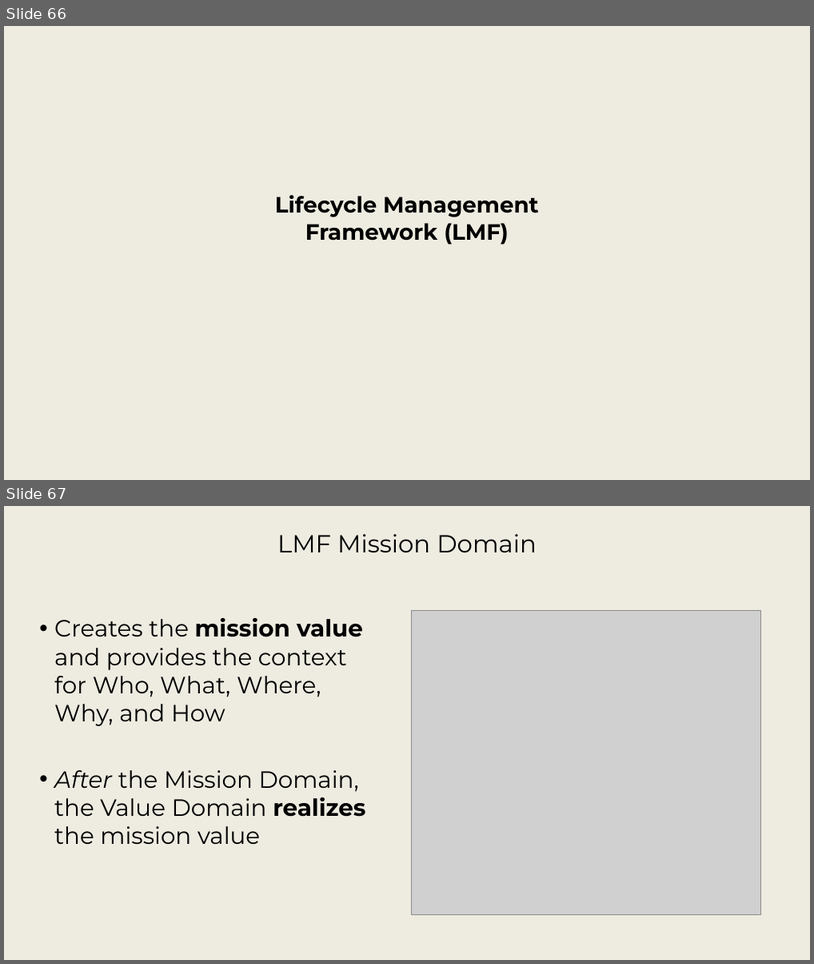
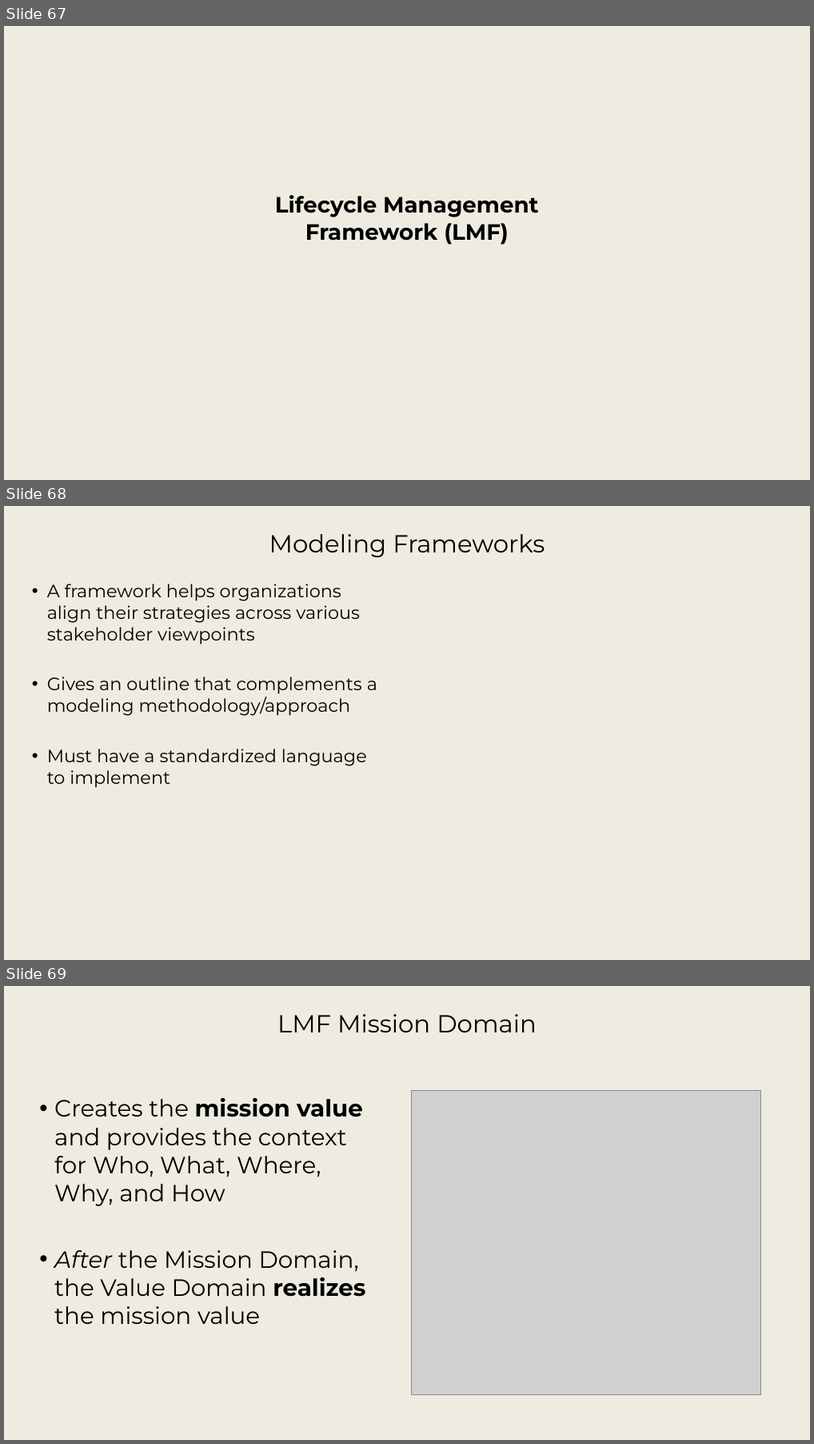
Before and after one commit to srudder16/Lifecycle_Modeling, a slide deck: 2025_WSRC/2026 WSRC Tutorial - 1.pptx. Shown one above the other, each under a label of ours: slides 66 and 67 before the commit, slides 67, 68 and 69 after it. The pictures are 814x964 and 814x1444 pixels, drawn with LibreOffice and Linux fonts; fonts in the diff are those of the drawing; grey boxes stand for pictures; background and template pictures are left out. Boxes give left, top, right and bottom in pixels: in the first picture for what was removed or moved away, otherwise in the second. Text is boxed around its words. In the diff, an @@ line names an element or a change of style, - is before the commit and + after.

```diff
--- a/2025_WSRC/2026 WSRC Tutorial - 1.pptx
+++ b/2025_WSRC/2026 WSRC Tutorial - 1.pptx
@@ slide 68 added at box(4, 506, 810, 960), background picture (left out) @@
@@ title added at box(270, 534, 545, 557), 29.3 pt, text #000000 @@
+Modeling Frameworks
@@ text added at box(47, 584, 378, 788), 21.3 pt, text #000000 @@
+• A framework helps organizations align their strategies across various stakeholder viewpoints
+• Gives an outline that complements a modeling methodology/approach
+• Must have a standardized language to implement
@@ what was slide 66 is now slide 67 @@
@@ what was slide 67 is now slide 69 @@
```
Also in this commit, not shown: 11 slides changed, 1 other slide added, 6 slides removed, 3 other files.
